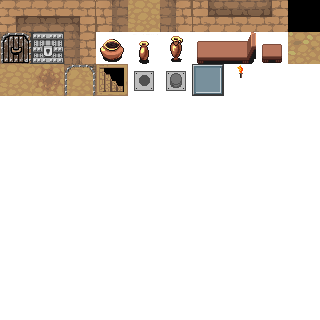
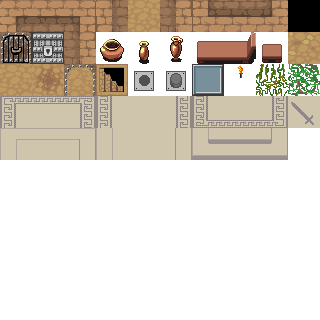
Layered file, before and after one edit (320 × 320). Changes by layer:
painted on "greece.png" over [0, 64, 320, 160]
